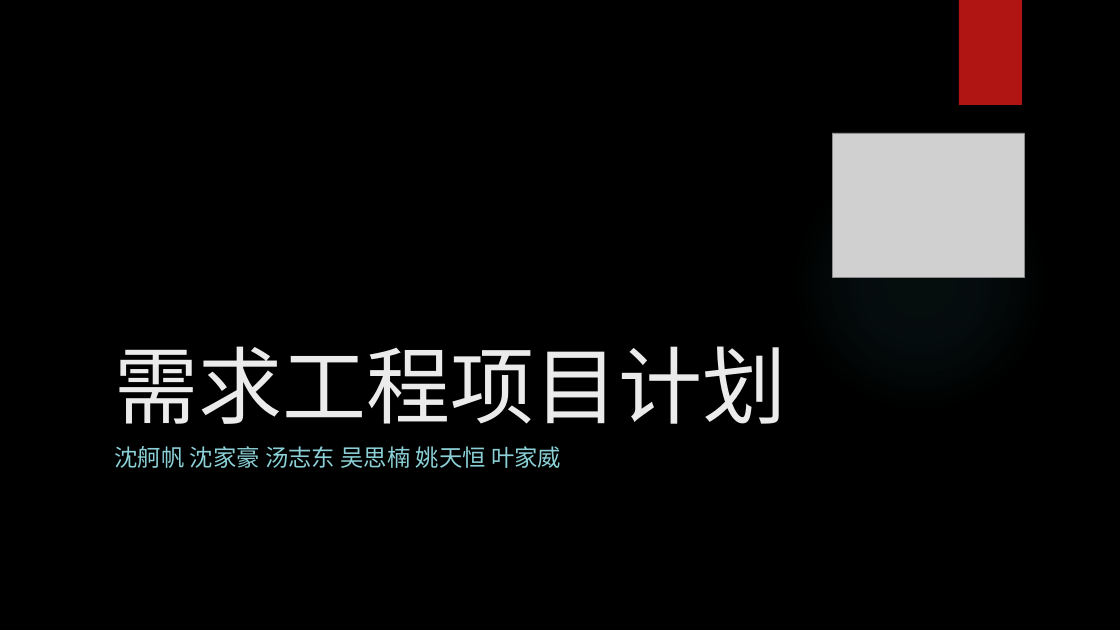
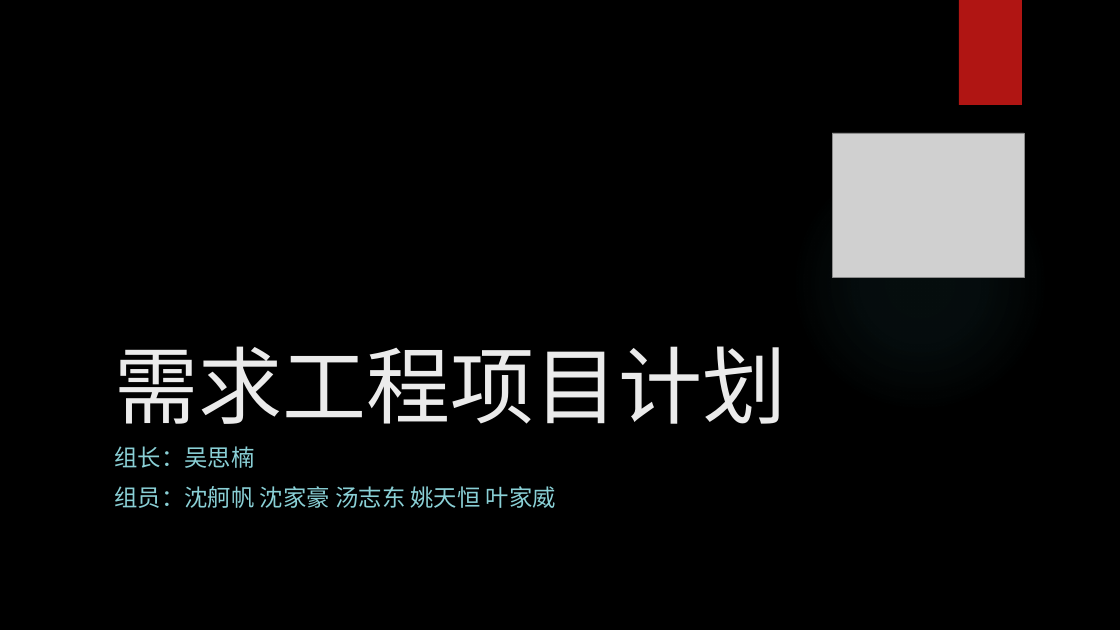
Before and after one commit to woncat/PRD2017, a slide deck: slide 1 of PRD-2017-G25-需求工程计划PPTV0.2.pptx. Drawn at 1120x630 pixels with LibreOffice and Linux fonts; fonts in the diff are those of the drawing; grey boxes stand for pictures; background and template pictures are left out. Boxes give left, top, right and bottom in pixels: in the first picture for what was removed or moved away, otherwise in the second. Text is boxed around its words. In the diff, an @@ line names an element or a change of style, - is before the commit and + after.

```diff
--- a/PRD-2017-G25-需求工程计划PPTV0.2.pptx
+++ b/PRD-2017-G25-需求工程计划PPTV0.2.pptx
@@ subtitle at <box>114,446,556,508</box>: text changed @@
-沈舸帆 沈家豪 汤志东 吴思楠 姚天恒 叶家威
+组长：吴思楠
+组员：沈舸帆 沈家豪 汤志东 姚天恒 叶家威
```
Also in this commit, not shown: 3 other slides changed, 1 slide added, 2 other files.
